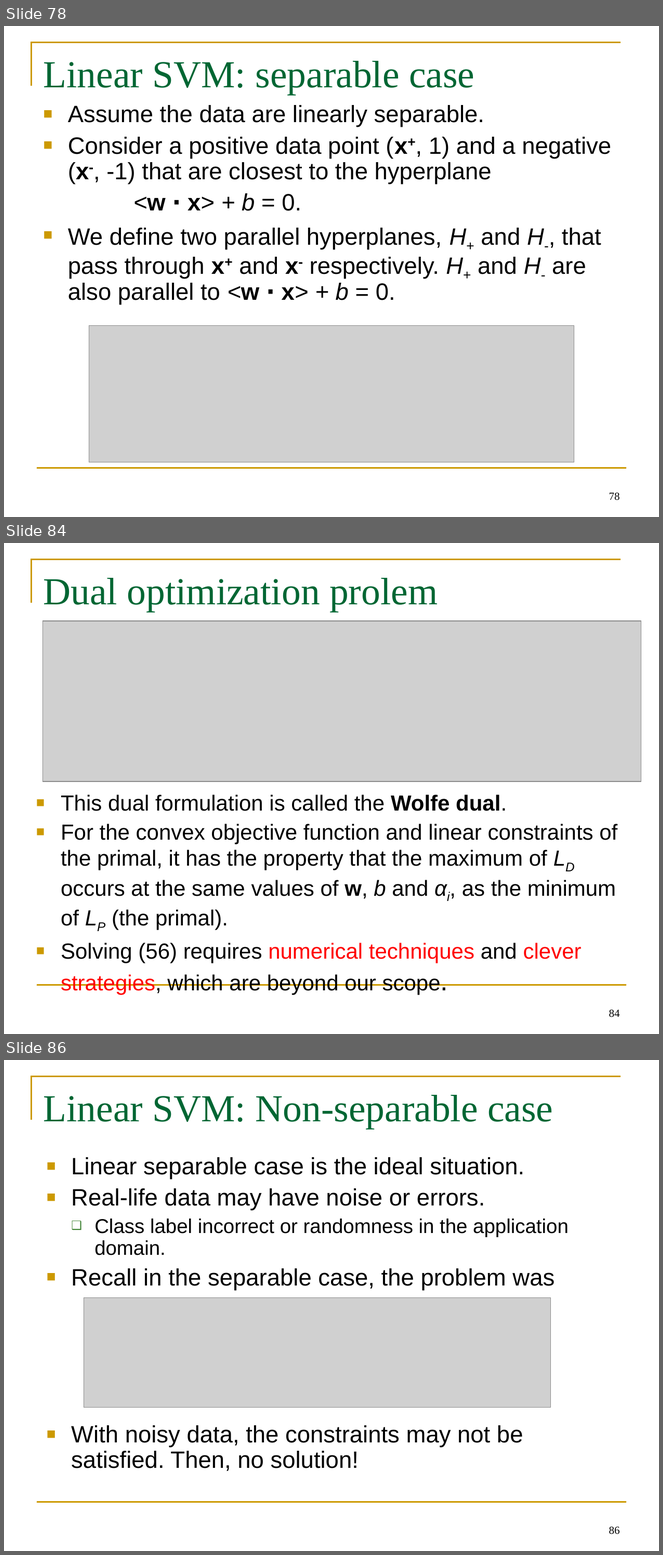
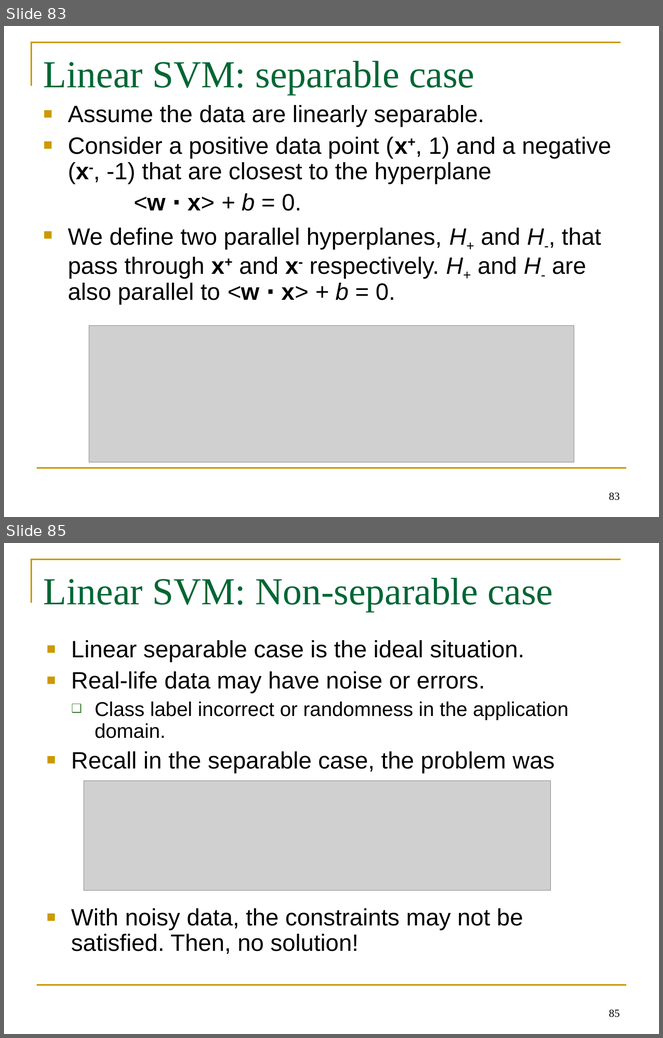
Before and after one commit to BeiyuLinCS/beiyulin.github.io, a slide deck: teach/spring_21/behavior_modeling/week6_supervised_learning.ppt. Shown one above the other, each under a label of ours: slides 78, 84 and 86 before the commit, slides 83 and 85 after it; the slides between them are not shown. The pictures are 663x1555 and 663x1038 pixels, drawn with LibreOffice and Linux fonts; fonts in the diff are those of the drawing; grey boxes stand for pictures. Boxes give left, top, right and bottom in pixels: in the first picture for what was removed or moved away, otherwise in the second. Text is boxed around its words. In the diff, an @@ line names an element or a change of style, - is before the commit and + after.

```diff
--- a/teach/spring_21/behavior_modeling/week6_supervised_learning.ppt
+++ b/teach/spring_21/behavior_modeling/week6_supervised_learning.ppt
@@ slide 84 removed at [4,543,659,1034], background #FFFFFF; not listed: 2 template elements that a slide beside it also shows @@
@@ title removed at [44,578,438,612] @@
-Dual optimization prolem
@@ picture removed at [42,621,642,782] @@
@@ text removed at [61,795,618,995] @@
-■ This dual formulation is called the Wolfe dual.
-■ For the convex objective function and linear constraints of the primal, it has the property that the maximum of LD occurs at the same values of w, b and αi, as the minimum of LP (the primal).
-■ Solving (56) requires numerical techniques and clever strategies, which are beyond our scope.
@@ page number removed at [609,1010,620,1018] @@
-84
@@ what was slide 78 is now slide 83 @@
@@ page number at [609,493,620,501]: text changed @@
-78
+83
@@ what was slide 86 is now slide 85 @@
@@ page number at [609,1010,620,1018]: text changed @@
-86
+85
```
Also in this commit, not shown: 4 slides changed, 9 slides added, 13 other slides removed, 22 other files.
